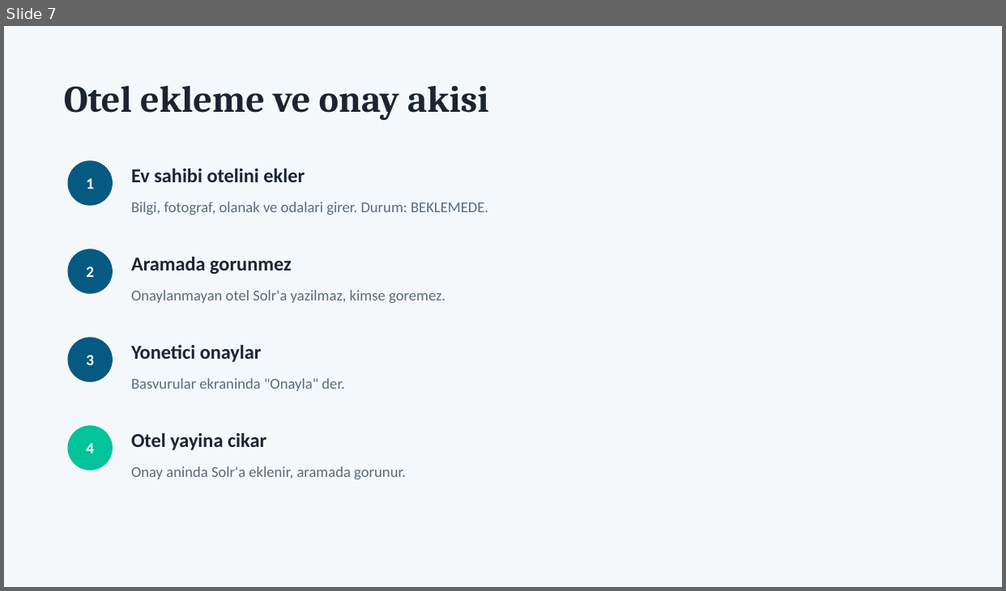
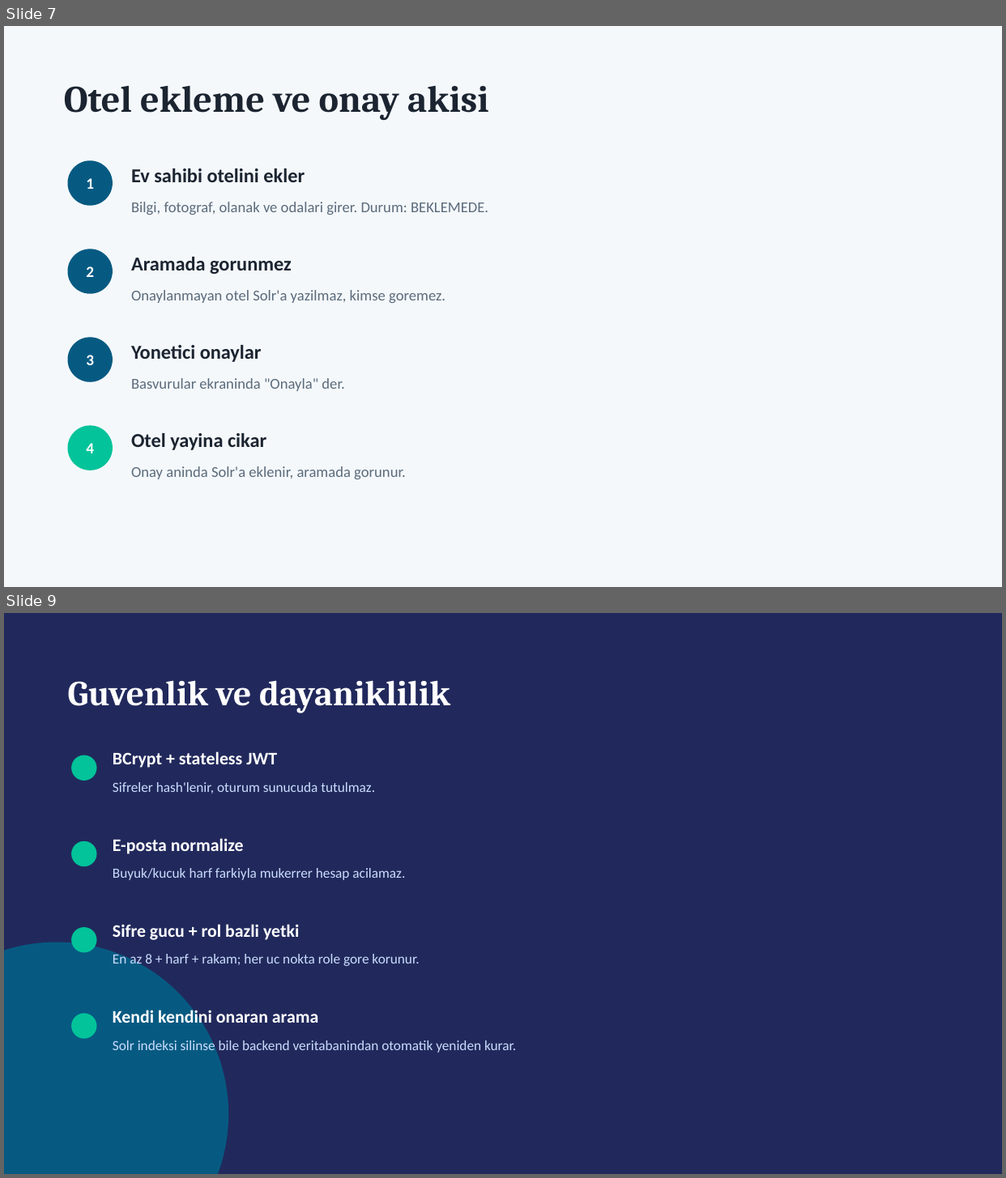
Before and after one commit to mertkaya01/Hotel-Commerce-Service, a slide deck: SUNUM_Otel_Rezervasyon.pptx. Shown one above the other, each under a label of ours: slide 7 before the commit, slides 7 and 9 after it; the slides between them are not shown. The pictures are 1006x591 and 1006x1178 pixels, drawn with LibreOffice and Linux fonts; fonts in the diff are those of the drawing. Boxes give left, top, right and bottom in pixels: in the first picture for what was removed or moved away, otherwise in the second. Text is boxed around its words. In the diff, an @@ line names an element or a change of style, - is before the commit and + after.

```diff
--- a/SUNUM_Otel_Rezervasyon.pptx
+++ b/SUNUM_Otel_Rezervasyon.pptx
@@ slide 9 added at (x1=4, y1=613, x2=1002, y2=1174), background #21295C @@
@@ text added at (x1=68, y1=680, x2=450, y2=713), 34 pt, text #FFFFFF, bold @@
+Guvenlik ve dayaniklilik
@@ ellipse added at (x1=71, y1=756, x2=97, y2=781), fill #02C39A @@
@@ text added at (x1=113, y1=752, x2=277, y2=768), 17 pt, text #FFFFFF, bold @@
+BCrypt + stateless JWT
@@ text added at (x1=113, y1=782, x2=375, y2=794), 13.5 pt, text #CADCFC @@
+Sifreler hash'lenir, oturum sunucuda tutulmaz.
@@ ellipse added at (x1=71, y1=841, x2=97, y2=867), fill #02C39A @@
@@ text added at (x1=113, y1=838, x2=244, y2=854), 17 pt, text #FFFFFF, bold @@
+E-posta normalize
@@ text added at (x1=113, y1=868, x2=405, y2=880), 13.5 pt, text #CADCFC @@
+Buyuk/kucuk harf farkiyla mukerrer hesap acilamaz.
@@ ellipse added at (x1=71, y1=927, x2=97, y2=953), fill #02C39A @@
@@ text added at (x1=113, y1=924, x2=299, y2=940), 17 pt, text #FFFFFF, bold @@
+Sifre gucu + rol bazli yetki
@@ ellipse added at (x1=4, y1=943, x2=228, y2=1174), fill #065A82 @@
@@ text added at (x1=113, y1=952, x2=419, y2=968), 13.5 pt, text #CADCFC @@
+En az 8 + harf + rakam; her uc nokta role gore korunur.
@@ ellipse added at (x1=71, y1=1013, x2=97, y2=1039), fill #02C39A @@
@@ text added at (x1=113, y1=1008, x2=318, y2=1029), 17 pt, text #FFFFFF, bold @@
+Kendi kendini onaran arama
@@ text added at (x1=113, y1=1039, x2=516, y2=1053), 13.5 pt, text #CADCFC @@
+Solr indeksi silinse bile backend veritabanindan otomatik yeniden kurar.
```
Also in this commit, not shown: 2 slides changed, 1 other slide added, 1 other file.
